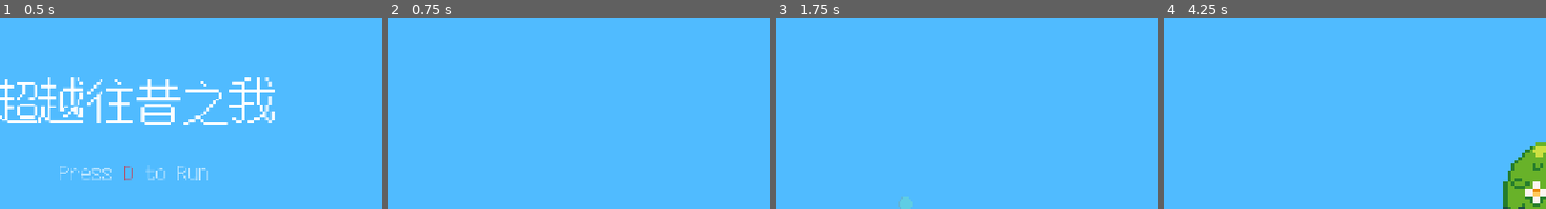
Above: before the commit, frames 1-4 (left to right).
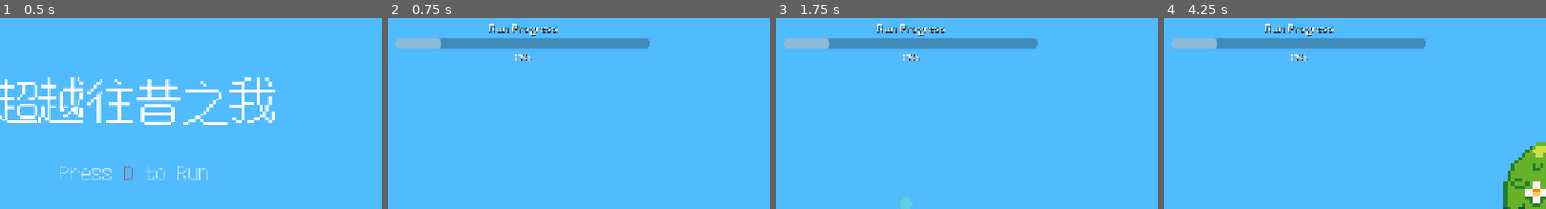
Above: after the commit, the same moments.

Repository: aSSong/beyond-past-me
Game: Godot game, scene res://scenes/main.tscn
Same seed, same stepped clock (60 frames per second), same inputs: the game is played once before the commit and once after it.
Inputs:
- Up to frame 1 (0.5 s): no input
- Up to frame 2 (0.75 s): hold D (right) from 0.53 s (still down); hold Shift (run) from 0.53 s (still down)
- Up to frame 3 (1.75 s): keep holding D (right); tap W (jump) at 0.77, 1.52 s; release Shift (run) at 1.28 s; tap Space (dash) at 1.35 s; tap Shift (run) at 1.55 s
- Up to frame 4 (4.25 s): release D (right) at 2.03 s; hold A (left) 2.03-2.78 s; hold K (latch) 2.03-2.78 s; tap Shift (run) at 2.3, 3.05 s; hold D (right) from 2.78 s (still down); tap L (roll) at 2.85 s; tap W (jump) at 3.02, 3.77 s; hold Shift (run) from 3.53 s (still down)
The pictures show only the part of the screen within x 32-82%, y 0-50%; the shares and areas given below are measured in that part.

Frame 1 is identical in both runs. In frame 2, 4.2% of the frame differs, in the area x 2-69%, y 3-23%; in frame 3, 4.2%; in frame 4, 4.2%.

Commit message:
实现基础进度条尝试

Diff:
--- a/scenes/main.tscn
+++ b/scenes/main.tscn
@@ -11,6 +11,7 @@
 [ext_resource type="Script" uid="uid://egttdrseqtef" path="res://scripts/stage/stage_spawner.gd" id="7_spawner"]
 [ext_resource type="PackedScene" uid="uid://ca6b0cf0rkeav" path="res://scenes/ui/ui_maintitle.tscn" id="8_ui_maintitle"]
 [ext_resource type="Script" uid="uid://c0cn5bxrxjbjn" path="res://scripts/main/main_flow_controller.gd" id="9_main_flow"]
+[ext_resource type="Script" uid="uid://b7koj6aidmpwe" path="res://scripts/ui/run_progress.gd" id="10_run_progress"]
 
 [sub_resource type="AtlasTexture" id="AtlasTexture_coin_icon"]
 atlas = ExtResource("6_coin_tex")
@@ -83,6 +84,59 @@
 horizontal_alignment = 1
 vertical_alignment = 2
 
+[node name="RunProgress" type="Control" parent="UI_main" unique_id=1161770491]
+layout_mode = 3
+anchors_preset = 5
+anchor_left = 0.5
+anchor_right = 0.5
+offset_left = -220.0
+offset_top = 8.0
+offset_right = 220.0
+offset_bottom = 72.0
+grow_horizontal = 2
+script = ExtResource("10_run_progress")
+
+[node name="MarginContainer" type="MarginContainer" parent="UI_main/RunProgress" unique_id=1173810956]
+layout_mode = 1
+anchors_preset = 15
+anchor_right = 1.0
+anchor_bottom = 1.0
+grow_horizontal = 2
+grow_vertical = 2
+theme_override_constants/margin_left = 8
+theme_override_constants/margin_top = 4
+theme_override_constants/margin_right = 8
+theme_override_constants/margin_bottom = 4
+
+[node name="VBoxContainer" type="VBoxContainer" parent="UI_main/RunProgress/MarginContainer" unique_id=871825232]
+layout_mode = 2
+theme_override_constants/separation = 4
+
+[node name="TitleLabel" type="Label" parent="UI_main/RunProgress/MarginContainer/VBoxContainer" unique_id=816731249]
+layout_mode = 2
+theme_override_colors/font_color = Color(1, 1, 1, 0.95)
+theme_override_colors/font_shadow_color = Color(0, 0, 0, 0.55)
+theme_override_constants/shadow_offset_x = 1
+theme_override_constants/shadow_offset_y = 1
+theme_override_font_sizes/font_size = 18
+text = "Run Progress"
+horizontal_alignment = 1
+
+[node name="ProgressBar" type="ProgressBar" parent="UI_main/RunProgress/MarginContainer/VBoxContainer" unique_id=478532651]
+custom_minimum_size = Vector2(0, 18)
+layout_mode = 2
+show_percentage = false
+
+[node name="ValueLabel" type="Label" parent="UI_main/RunProgress/MarginContainer/VBoxContainer" unique_id=1375479576]
+layout_mode = 2
+theme_override_colors/font_color = Color(1, 1, 1, 0.95)
+theme_override_colors/font_shadow_color = Color(0, 0, 0, 0.55)
+theme_override_constants/shadow_offset_x = 1
+theme_override_constants/shadow_offset_y = 1
+theme_override_font_sizes/font_size = 14
+text = "0%"
+horizontal_alignment = 1
+
 [node name="tutorial" type="Node2D" parent="." unique_id=352341959]
 visible = false
 
--- /dev/null
+++ b/scripts/ui/run_progress.gd
@@ -0,0 +1,63 @@
+extends Control
+## 跑步进度显示组件
+## 显示当前正式流程(1~6)完成度
+
+#INFO: 进度配置
+## StageSpawner 节点路径（用于读取正式关卡总数）
+@export var stage_spawner_path: NodePath = NodePath("../../StageSpawner")
+## 正式关卡总数回退值（当未找到 StageSpawner 时使用）
+@export var fallback_total_gameplay_stages: int = 6
+
+@onready var _title_label: Label = $MarginContainer/VBoxContainer/TitleLabel
+@onready var _progress_bar: ProgressBar = $MarginContainer/VBoxContainer/ProgressBar
+@onready var _value_label: Label = $MarginContainer/VBoxContainer/ValueLabel
+
+var _total_gameplay_stages: int = 6
+
+
+func _ready() -> void:
+	_resolve_total_gameplay_stages()
+	_progress_bar.min_value = 0.0
+	_progress_bar.max_value = 100.0
+	_progress_bar.value = 0.0
+	_refresh_progress_ui()
+
+	GameInitializer.stage_advanced.connect(_on_stage_advanced)
+	GameInitializer.flow_state_changed.connect(_on_flow_state_changed)
+	GameInitializer.gameplay_finished.connect(_on_gameplay_finished)
+
+
+func _resolve_total_gameplay_stages() -> void:
+	_total_gameplay_stages = max(fallback_total_gameplay_stages, 1)
+	var stage_spawner: StageSpawner = get_node_or_null(stage_spawner_path) as StageSpawner
+	if stage_spawner != null:
+		_total_gameplay_stages = max(stage_spawner.gameplay_stage_count, 1)
+
+
+func _on_stage_advanced(_new_stage_index: int) -> void:
+	_refresh_progress_ui()
+
+
+func _on_flow_state_changed(_previous_state: GameInitializer.GameFlowState, _new_state: GameInitializer.GameFlowState) -> void:
+	_refresh_progress_ui()
+
+
+func _on_gameplay_finished() -> void:
+	_progress_bar.value = 100.0
+	_value_label.text = "100%"
+
+
+func _refresh_progress_ui() -> void:
+	_title_label.text = "Run Progress"
+
+	if GameInitializer.flow_state == GameInitializer.GameFlowState.TITLE_NOT_STARTED:
+		_progress_bar.value = 0.0
+		_value_label.text = "0%"
+		return
+
+	var completed_stages: int = clampi(GameInitializer.current_stage_index + 1, 0, _total_gameplay_stages)
+	var ratio: float = float(completed_stages) / float(_total_gameplay_stages)
+	var percent: int = int(round(ratio * 100.0))
+
+	_progress_bar.value = float(percent)
+	_value_label.text = "%d%%" % percent
Not shown, added: scripts/ui/run_progress.gd.uid
